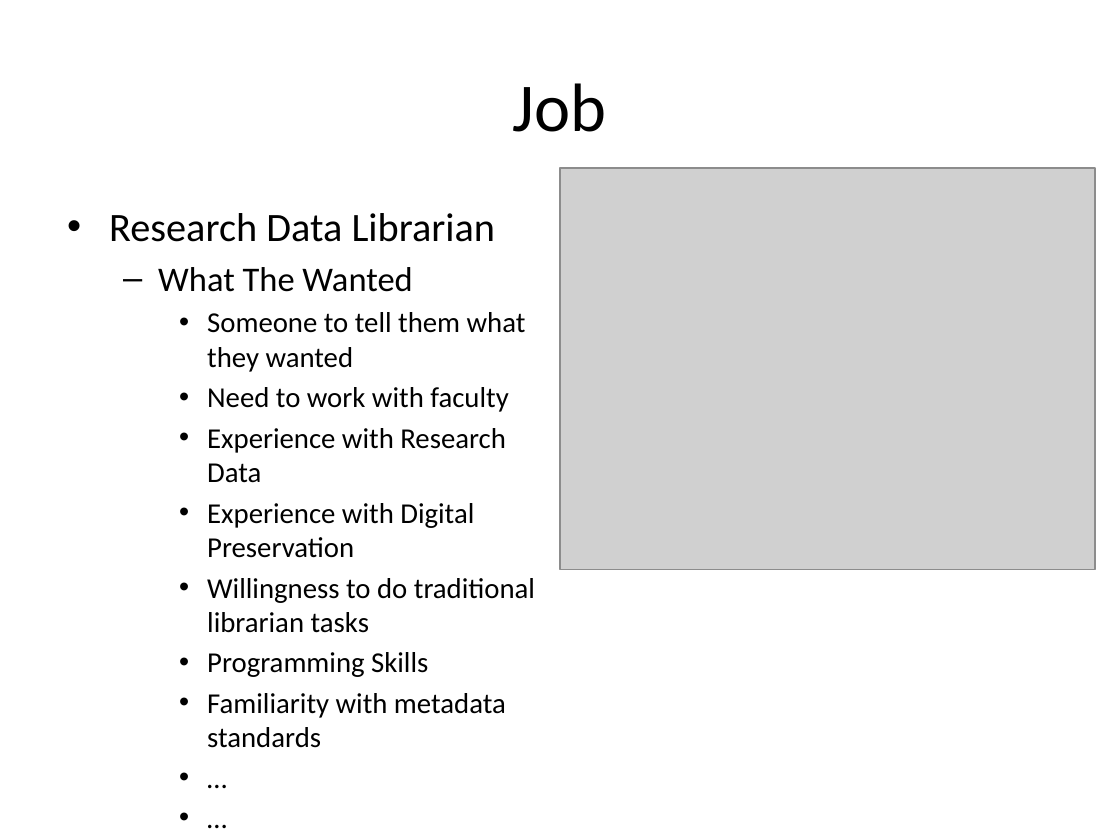
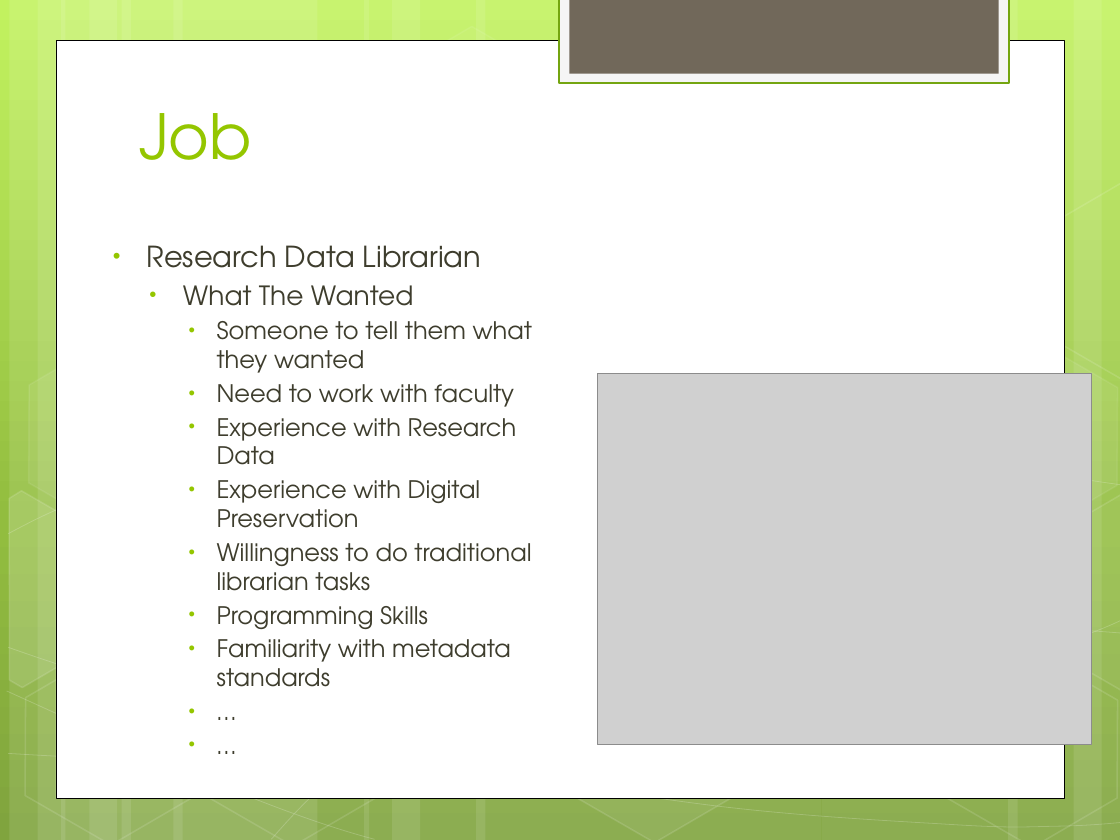
Before and after one commit to zoechao/teaching, a slide deck: slide 13 of maryland-lecture.pptx. Drawn at 1120x840 pixels with LibreOffice and Linux fonts; fonts in the diff are those of the drawing; grey boxes stand for pictures. Boxes give left, top, right and bottom in pixels: in the first picture for what was removed or moved away, otherwise in the second. Text is boxed around its words. In the diff, an @@ line names an element or a change of style, - is before the commit and + after.

```diff
--- a/maryland-lecture.pptx
+++ b/maryland-lecture.pptx
@@ background #FFFFFF to gradient #C3F35F to #93BF3F to #81A53E @@
@@ rectangle added at <box>559,0,1009,83</box>, fill #F5F5F5, outline #74A510 1.25 pt @@
@@ rectangle added at <box>569,0,998,74</box>, fill #71685A @@
@@ rectangle added at <box>56,40,1064,797</box>, fill #FFFFFF, outline #000000 0.5 pt @@
@@ title "Job": place and size @@
-title "Job" at <box>513,83,607,132</box>
+title "Job" at <box>139,113,252,160</box>
@@ title "Job" at <box>139,113,252,160</box>: size 44 to 40 pt, font Calibri to TeX Gyre Adventor, text colour #000000 to #94C600; alignment centre to left; vertical alignment middle to bottom @@
@@ group added at <box>0,0,1120,840</box>: 12 rectangles, 8 freeform shapes, 7 hexagons @@
@@ text "Research Data Librarian": place and size @@
-text "Research Data Librarian" at <box>109,213,535,748</box>
+text "Research Data Librarian" at <box>147,245,532,687</box>
@@ text "Research Data Librarian" at <box>147,245,532,687</box>: size 25.9 to 18.6 pt in "Research Data Librarian"; font Calibri to TeX Gyre Adventor, text colour #000000 to #3E3D2D; size 22.2 to 17.1 pt in "What The Wanted"; size 18.5 to 15.5 pt in "Someone to tell them what they wanted", "Need to work with faculty", "Experience with Research Data", "Experience with Digital Preservation" and 5 more places; indent changed; less space between paragraphs; bullet – to • @@
@@ picture: place and size @@
-picture at <box>560,168,1095,569</box>
+picture at <box>597,373,1092,744</box>
```
Also in this commit, not shown: 30 other slides changed, 3 slides added, 3 slides removed.
